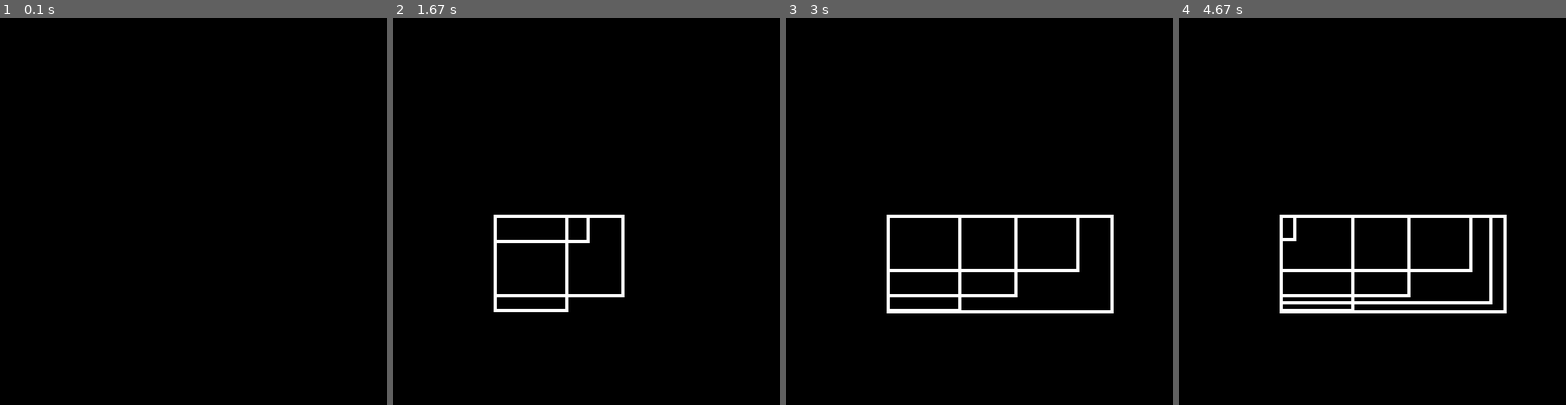
Above: before the commit, frames 1-4 (left to right).
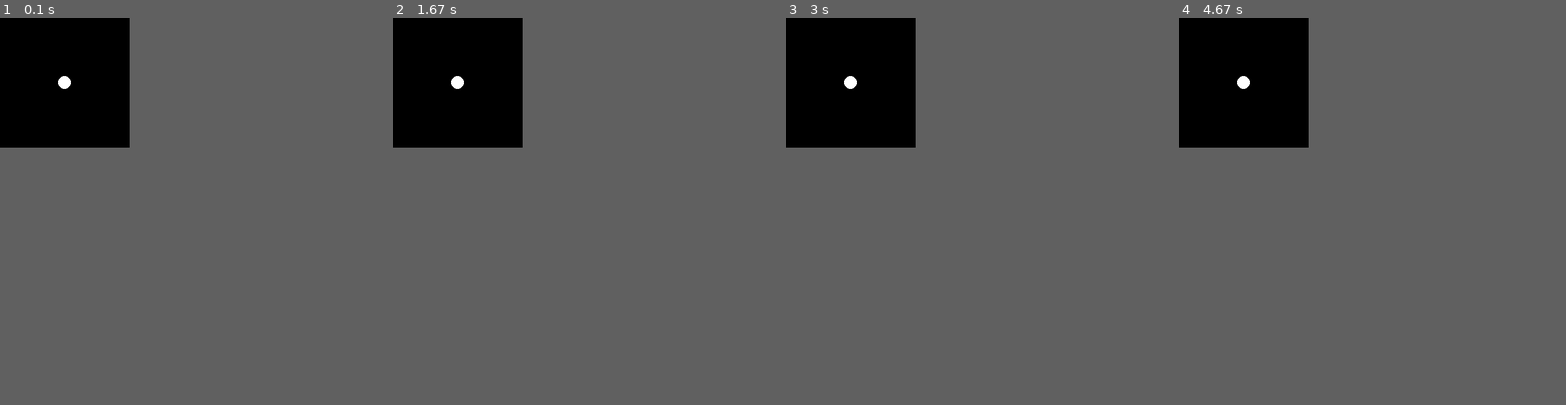
Above: after the commit, the same moments.

Repository: nikniksham/Moscow_Shamkov
Game: pygame game, started from PyGame_Part_2.py
Two runs of this game, one before a commit and one after it. Both use one fixed random seed, a clock stepped at 60 frames per second and the inputs below.
Inputs (mouse positions are in pixels of both pictures, inside the frame that each line leads up to):
- Up to frame 1 (0.1 s): no input
- Up to frame 2 (1.67 s): press the mouse at (493, 215) at 0.37 s; move the mouse to (559, 257) at 0.47 s; release the mouse at (625, 296) at 0.6 s; hold Z 0.67-1.13 s; move the mouse to (466, 153) at 0.7 s; press the mouse at (493, 215) at 1.2 s; move the mouse to (532, 261) at 1.3 s; release the mouse at (567, 312) at 1.43 s; press the mouse at (493, 215) at 1.53 s; move the mouse to (590, 242) at 1.63 s
- Up to frame 3 (3 s): release the mouse at (1080, 273) at 1.77 s; press the mouse at (886, 215) at 1.87 s; move the mouse to (998, 265) at 1.97 s; release the mouse at (1114, 312) at 2.1 s
- Up to frame 4 (4.67 s): press the mouse at (1279, 215) at 4.1 s; move the mouse to (1287, 226) at 4.2 s; move the mouse to (1295, 242) at 4.3 s; release the mouse at (1295, 242) at 4.33 s; press the mouse at (1279, 215) at 4.43 s; move the mouse to (1387, 257) at 4.53 s; move the mouse to (1492, 304) at 4.63 s
In our replay, the window is 600x600 before the commit and 201x201 after it. These sizes can differ from the game's own. Grey fills any space a smaller window leaves; there, only what the larger window draws over its background counts as a difference.

The runs differ from the first frame. In frame 1, less than 0.1% of the frame differs, in the area x 15-19%, y 15-19%; in frame 2, 1.6%; in frame 3, 2.7%; in frame 4, 3.4%, in the area x 15-85%, y 15-77%.

Commit message:
pygame_4 тестовая программа

Diff:
--- a/PyGame_Part_2.py
+++ b/PyGame_Part_2.py
@@ -1,35 +1,18 @@
 import pygame
+import math
 
 pygame.init()
-rect_list = []
-size = [width, height] = [600, 600]
+blade_list = []
+size = [width, height] = [201, 201]
+speed = 0
 running = True
 f_motion = False
 screen = pygame.display.set_mode(size)
 clock = pygame.time.Clock()
 while running:
     screen.fill((0, 0, 0))
-    for elem in rect_list:
-        pygame.draw.rect(screen, (255, 255, 255), elem, 5)
-    for event in pygame.event.get():
-        if event.type == pygame.QUIT:
-            running = False
-        if event.type == pygame.MOUSEBUTTONDOWN:
-            if event.button == 1:
-                f_motion = True
-                mouse = pygame.mouse.get_pos()
-                rect_list.append([mouse[0], mouse[1], 0, 0])
-        if event.type == pygame.MOUSEMOTION and f_motion:
-            if pygame.mouse.get_pressed()[0] == 1:
-                mouse = pygame.mouse.get_pos()
-                rect = rect_list[-1]
-                x, y = mouse[0] - rect[0], mouse[1] - rect[1]
-                rect_list[-1] = [rect[0], rect[1], x, y]
-            else:
-                f_motion = False
-        elif event.type == pygame.KEYDOWN:
-            if event.key == pygame.K_z and pygame.key.get_mods() & pygame.KMOD_CTRL:
-                    if len(rect_list) > 0:
-                        rect_list = rect_list[:-1]
+    for i in range(3):
+        pass
+    pygame.draw.circle(screen, (255, 255, 255), (width // 2, height // 2), 10)
     pygame.display.flip()
     clock.tick(60)
